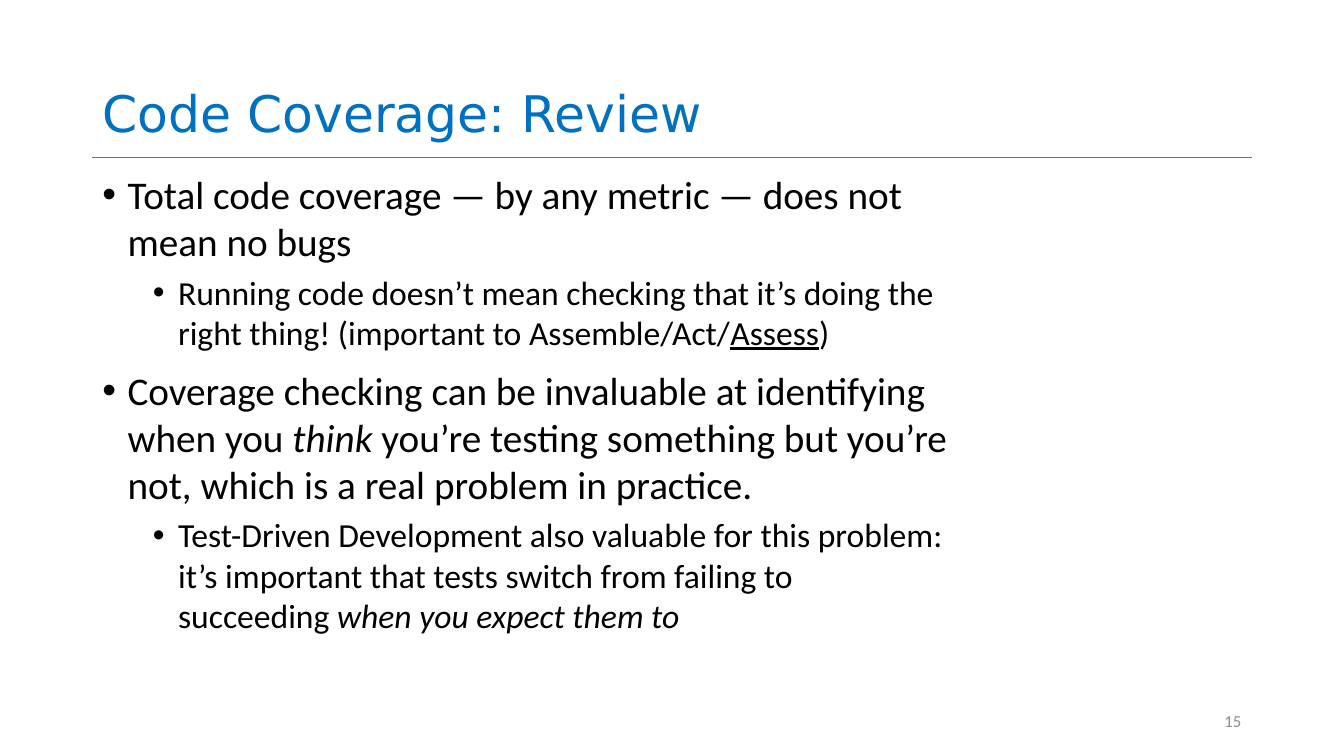
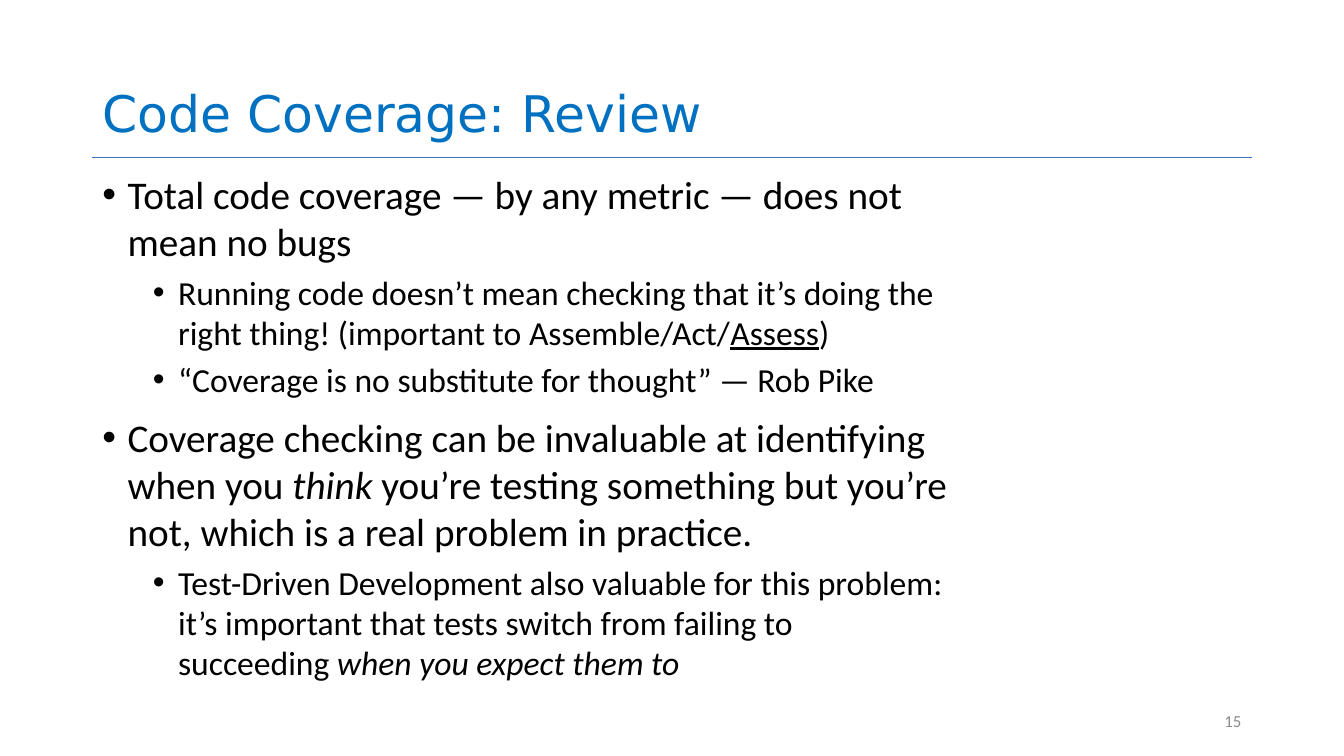
Before and after one commit to rimshaTest/CS4530-Spring-2026, a slide deck: slide 15 of Slides/Module 03.2 Code Coverage.pptx. Drawn at 1344x756 pixels with LibreOffice and Linux fonts; fonts in the diff are those of the drawing. Boxes give left, top, right and bottom in pixels: in the first picture for what was removed or moved away, otherwise in the second. Text is boxed around its words. In the diff, an @@ line names an element or a change of style, - is before the commit and + after.

```diff
--- a/Slides/Module 03.2 Code Coverage.pptx
+++ b/Slides/Module 03.2 Code Coverage.pptx
@@ text at (x1=178, y1=368, x2=874, y2=398): paragraph added @@
+  • “Coverage is no substitute for thought” — Rob Pike
```
Also in this commit, not shown: 1 other slide changed, 4 other files.
